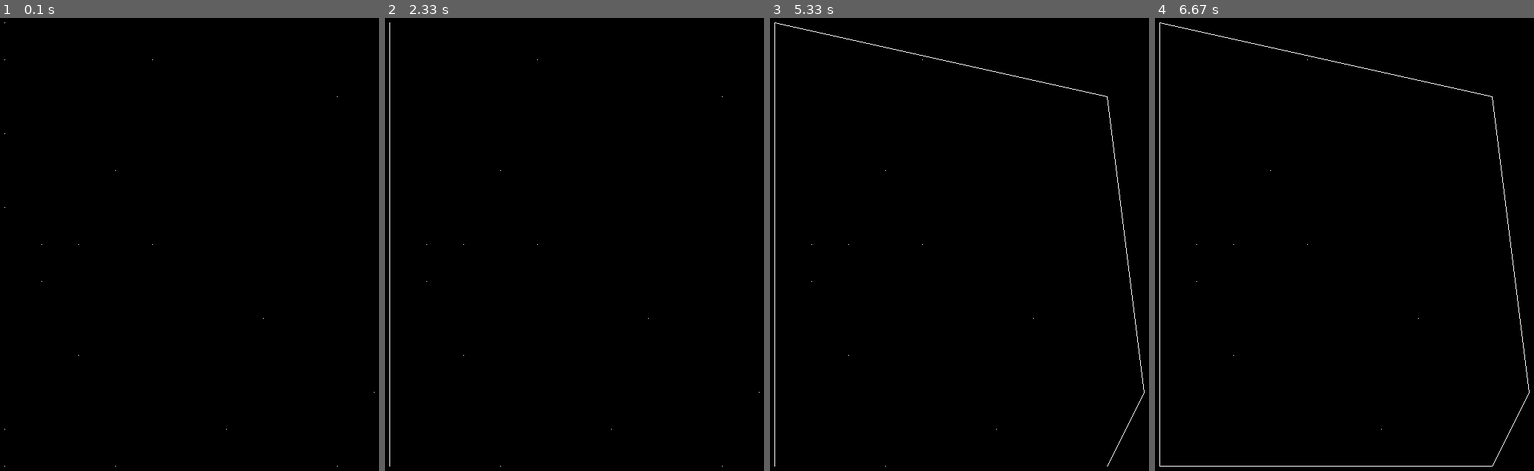
Above: before the commit, frames 1-4 (left to right).
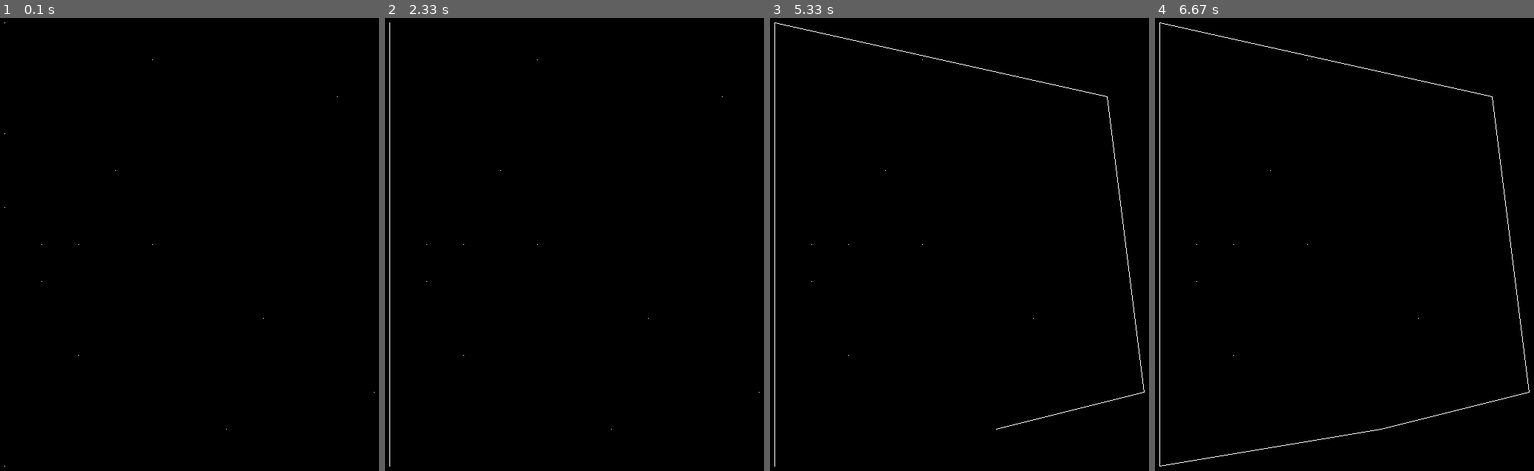
Above: after the commit, the same moments.

Repository: wallermatt/exercises
Game: pygame game, started from rubber_band.py
The game is run twice, just before and just after one commit, with the same random seed, the same clock (stepped at 60 frames per second) and the same inputs.
Inputs:
- Up to frame 1 (0.1 s): no input
- Up to frame 2 (2.33 s): no input
- Up to frame 3 (5.33 s): no input
- Up to frame 4 (6.67 s): no input

The runs differ from the first frame. In frame 1, less than 0.1% of the frame differs, in the area x 1-90%, y 9-100%; in frame 2, less than 0.1%; in frame 3, 0.1%; in frame 4, 0.3%, in the area x 1-99%, y 82-100%.

Commit message:
number of spots

Diff:
--- a/rubber_band.py
+++ b/rubber_band.py
@@ -169,7 +169,7 @@
 
 
 random_points = []
-for _ in range(20):
+for _ in range(15):
     random_points.append([random.randrange(0,13), random.randrange(0,13)])
 
 
